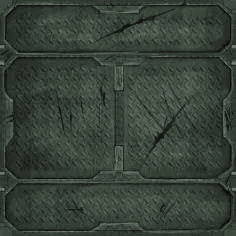
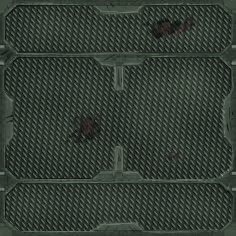
Comparing the layer stacks of the two 236 × 236 images. Changes:
showed "Paint Layer 6" over [0, 0, 236, 192]
painted on "Paint Layer 2" over [0, 0, 236, 236]
painted on "Paint Layer 1" over [0, 0, 236, 236]
painted on "Paint Layer 3" over [0, 0, 236, 236]
hid "Paint Layer 9", painted on it over [0, 0, 236, 236]
painted on "Paint Layer 4" over [0, 0, 236, 236]
added layer "Paint Layer 15" above "Clipping Group 16" over [0, 0, 236, 236]
added group "Clipping Group 16" with 2 layers above "Paint Layer 12" over [0, 0, 236, 236]
added layer "Mask Layer" in group "Clipping Group 16" over [0, 0, 236, 236]
added layer "Paint Layer 13" in group "Clipping Group 16" over [0, 0, 236, 236]
painted on "Background" over [0, 0, 236, 236]
